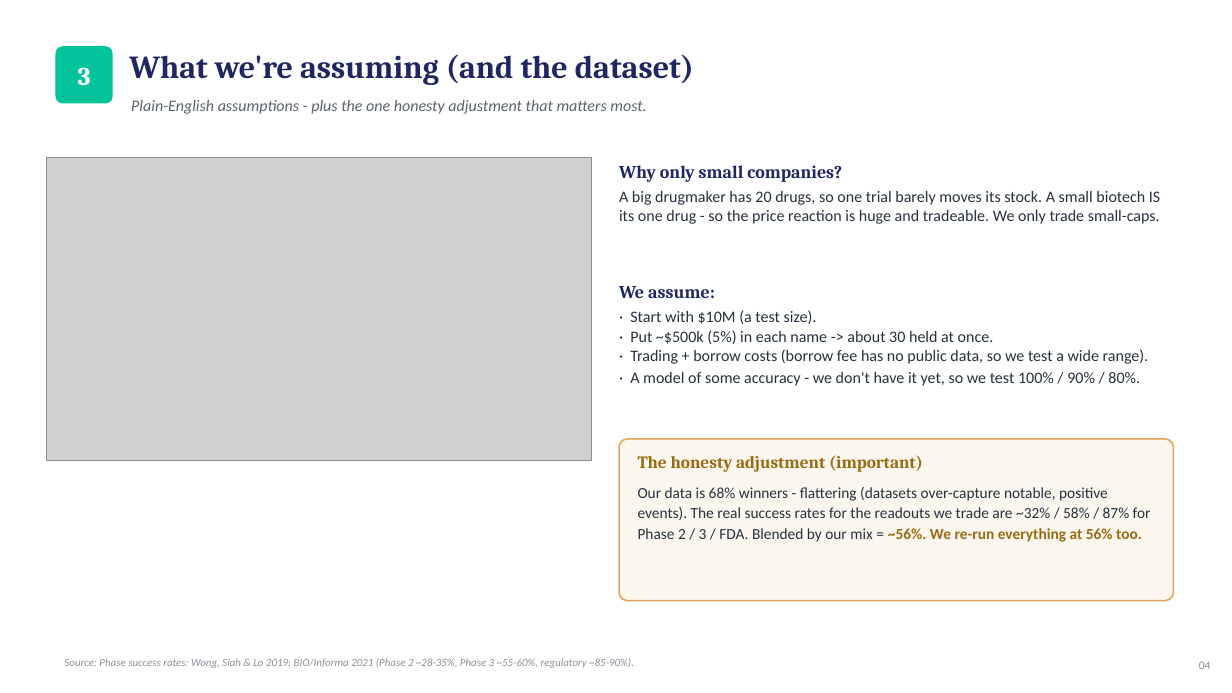
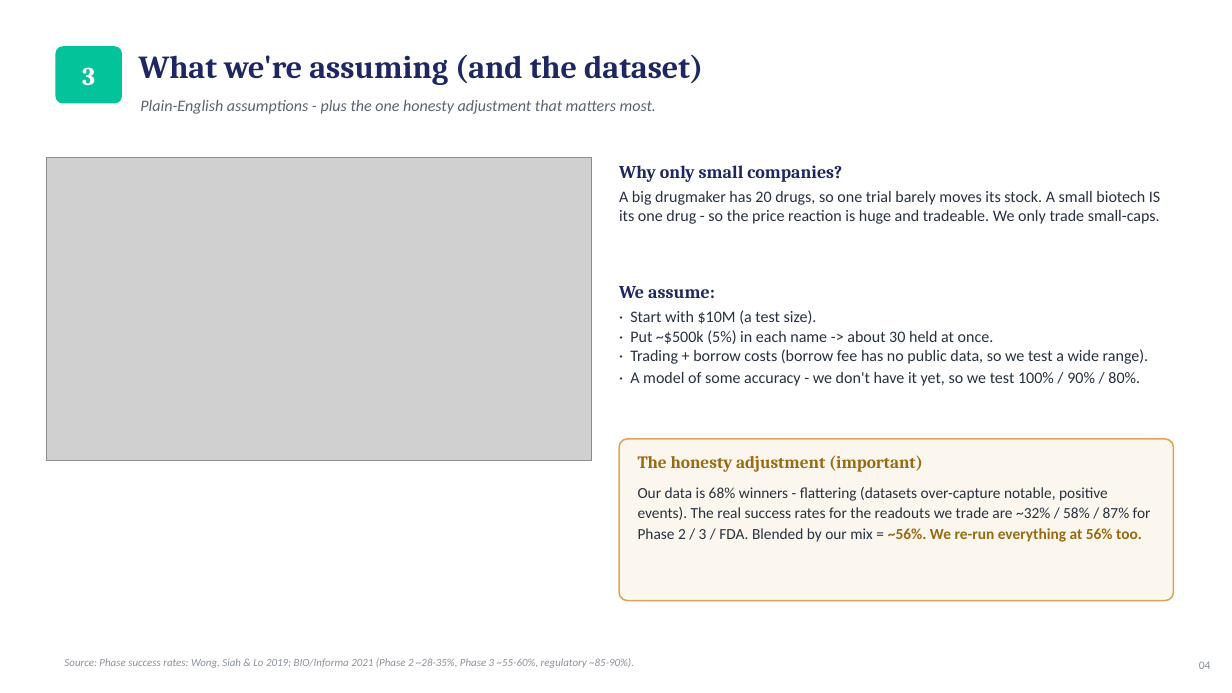
Before and after one commit to zenotheboi/hedgefund-analysis, a slide deck: slide 4 of reports/Biotech_Catalyst_Strategy_Deck.pptx. Drawn at 1232x693 pixels with LibreOffice and Linux fonts; fonts in the diff are those of the drawing; grey boxes stand for pictures. Boxes give left, top, right and bottom in pixels: in the first picture for what was removed or moved away, otherwise in the second. Text is boxed around its words. In the diff, an @@ line names an element or a change of style, - is before the commit and + after.

```diff
--- a/reports/Biotech_Catalyst_Strategy_Deck.pptx
+++ b/reports/Biotech_Catalyst_Strategy_Deck.pptx
@@ rounded rectangle "3": place and size @@
-rounded rectangle "3" at <box>55,46,113,104</box>
+rounded rectangle "3" at <box>55,46,122,104</box>
@@ text "What we're assuming (and the ...": place and size @@
-text "What we're assuming (and the ..." at <box>129,54,694,85</box>
+text "What we're assuming (and the ..." at <box>139,54,703,85</box>
@@ text "Plain-English assumptions - plus the ...": place and size @@
-text "Plain-English assumptions - plus the ..." at <box>131,100,646,114</box>
+text "Plain-English assumptions - plus the ..." at <box>140,100,656,114</box>
```
Also in this commit, not shown: 13 other slides changed, 5 slides added, 3 other files.
